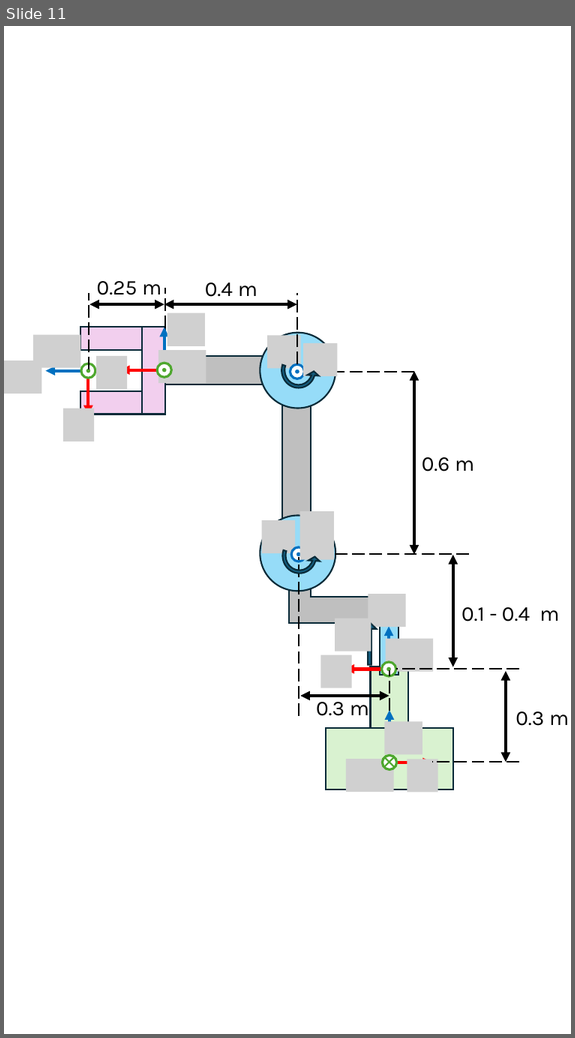
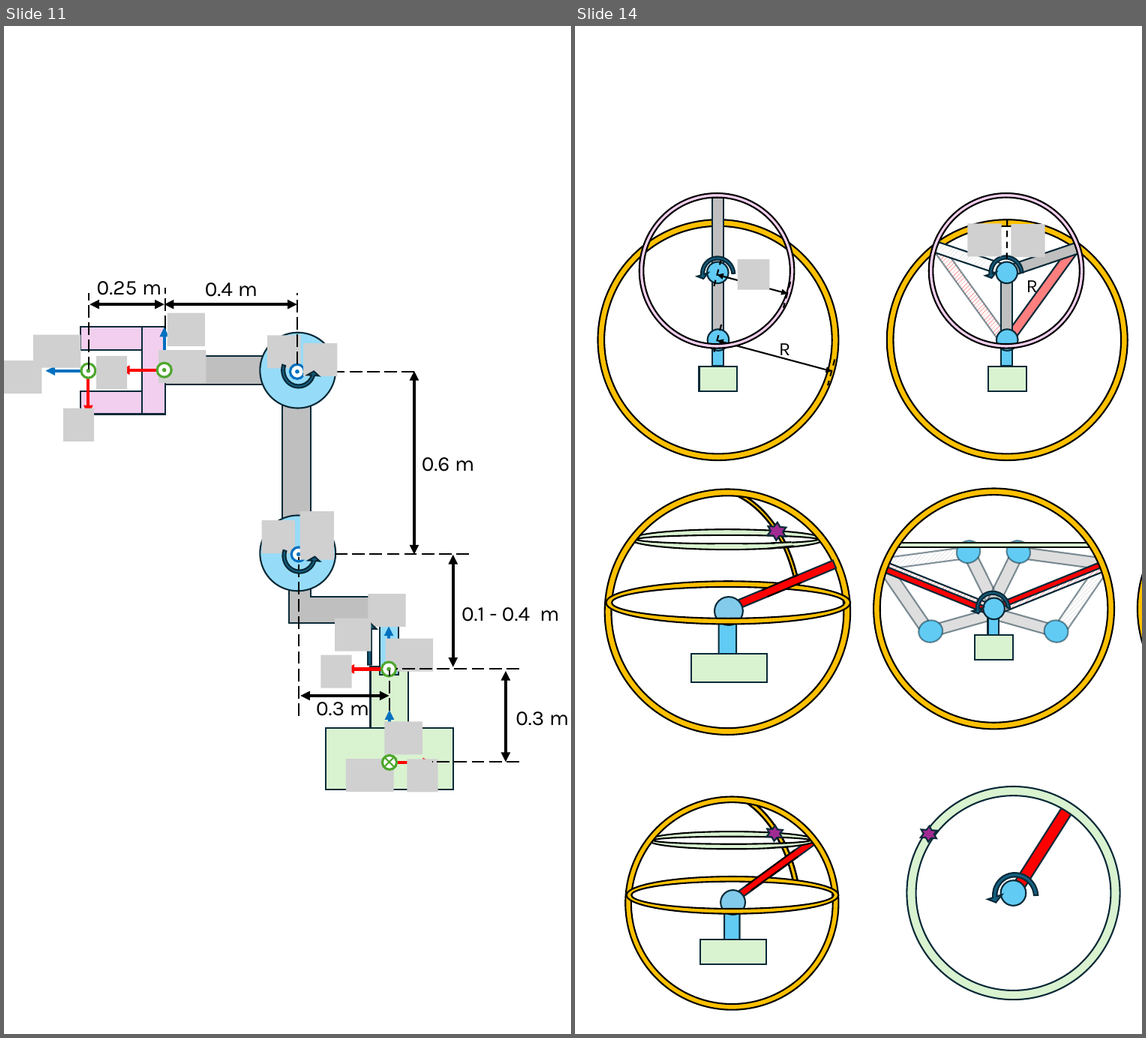
Before and after one commit to iocroblab/from_code_to_robot, a slide deck: robotics/Resources/Images/Modelling/Robot images.pptx. Shown side by side, each under a label of ours: slide 11 before the commit, slides 11 and 14 after it; the slides between them are not shown. The pictures are 575x1038 and 1146x1038 pixels, drawn with LibreOffice and Linux fonts; fonts in the diff are those of the drawing; grey boxes stand for pictures; background and template pictures are left out. Boxes give left, top, right and bottom in pixels: in the first picture for what was removed or moved away, otherwise in the second. Text is boxed around its words. In the diff, an @@ line names an element or a change of style, - is before the commit and + after.

```diff
--- a/robotics/Resources/Images/Modelling/Robot images.pptx
+++ b/robotics/Resources/Images/Modelling/Robot images.pptx
@@ slide 14 added at bbox=[575, 26, 1142, 1034], background #FFFFFF @@
@@ group added at bbox=[887, 193, 1128, 460]: 7 rectangles, 2 ellipses, 2 donuts, 2 pictures, 1 text, 1 circular arrow, 1 line @@
+R
@@ group added at bbox=[597, 193, 838, 460]: 4 rectangles, 4 lines, 2 ellipses, 2 donuts, 2 double arrows, 1 text, 1 picture, 1 circular arrow @@
+R
@@ donut added at bbox=[1137, 489, 1142, 729], fill #FFC000, outline #000000 1.5 pt @@
@@ group added at bbox=[579, 474, 850, 792]: 6 lines, 5 rectangles, 3 donuts, 1 arch (boxed as its full ring), 1 star, 1 cylinder, 1 ellipse @@
@@ group added at bbox=[873, 489, 1114, 729]: 15 rectangles, 5 ellipses, 1 donut, 1 circular arrow @@
@@ donut added at bbox=[907, 786, 1120, 1000], fill #D9F2D0, outline #092A39 1.5 pt @@
@@ rectangle added at bbox=[1011, 802, 1075, 894], fill #FF0000, outline #092A39 1.5 pt @@
@@ star added at bbox=[921, 826, 938, 842], fill #A02B93, outline #092A39 1.5 pt @@
@@ group added at bbox=[578, 774, 839, 1034]: 6 lines, 5 rectangles, 3 donuts, 1 arch (boxed as its full ring), 1 star, 1 cylinder, 1 ellipse @@
@@ circular arrow added at bbox=[979, 859, 1053, 934], fill #156082, outline #092A39 1.5 pt @@
@@ ellipse added at bbox=[1001, 880, 1026, 905], fill #61CBF4, outline #092A39 1.5 pt @@
```
Also in this commit, not shown: 4 other slides added, 7 other files.
